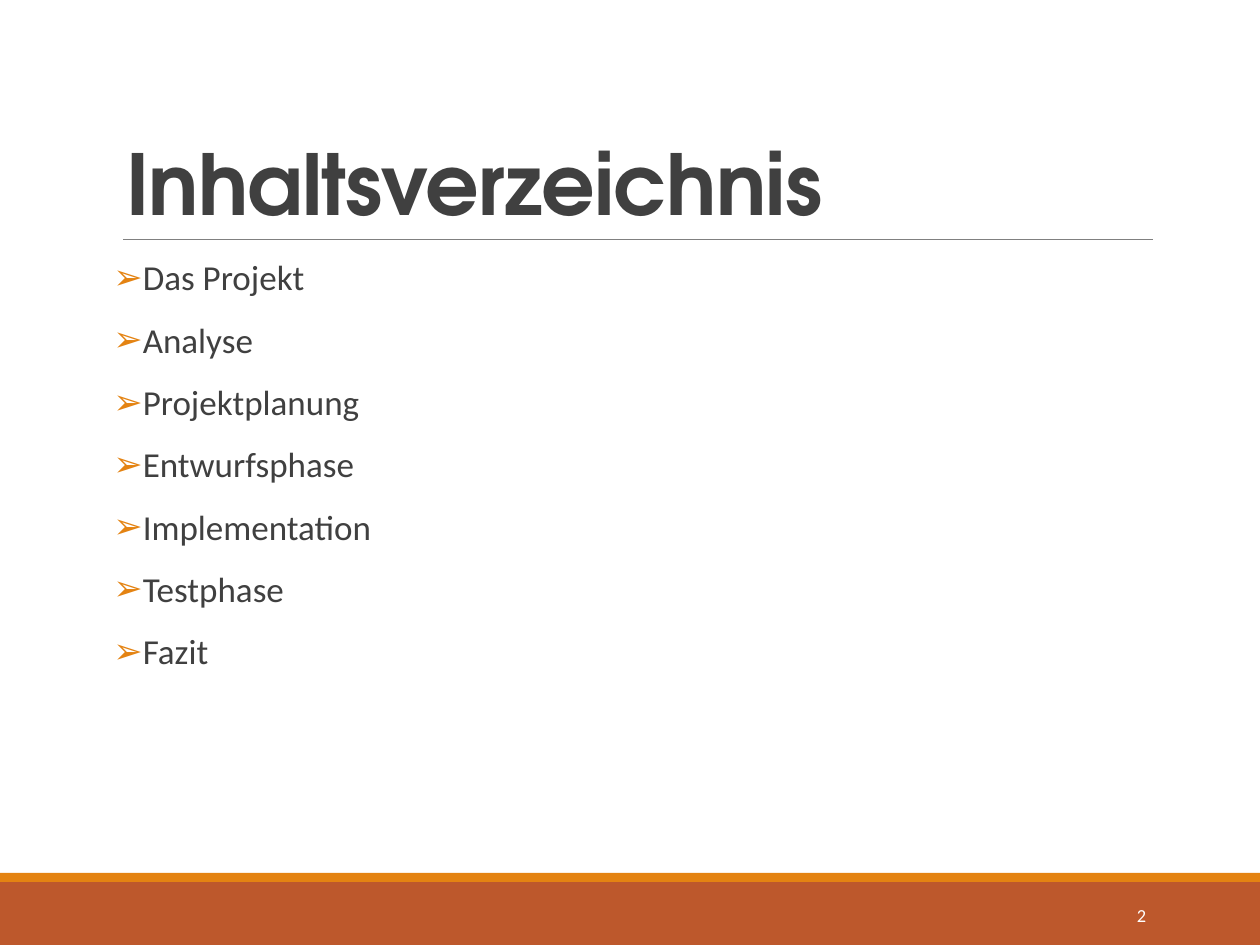
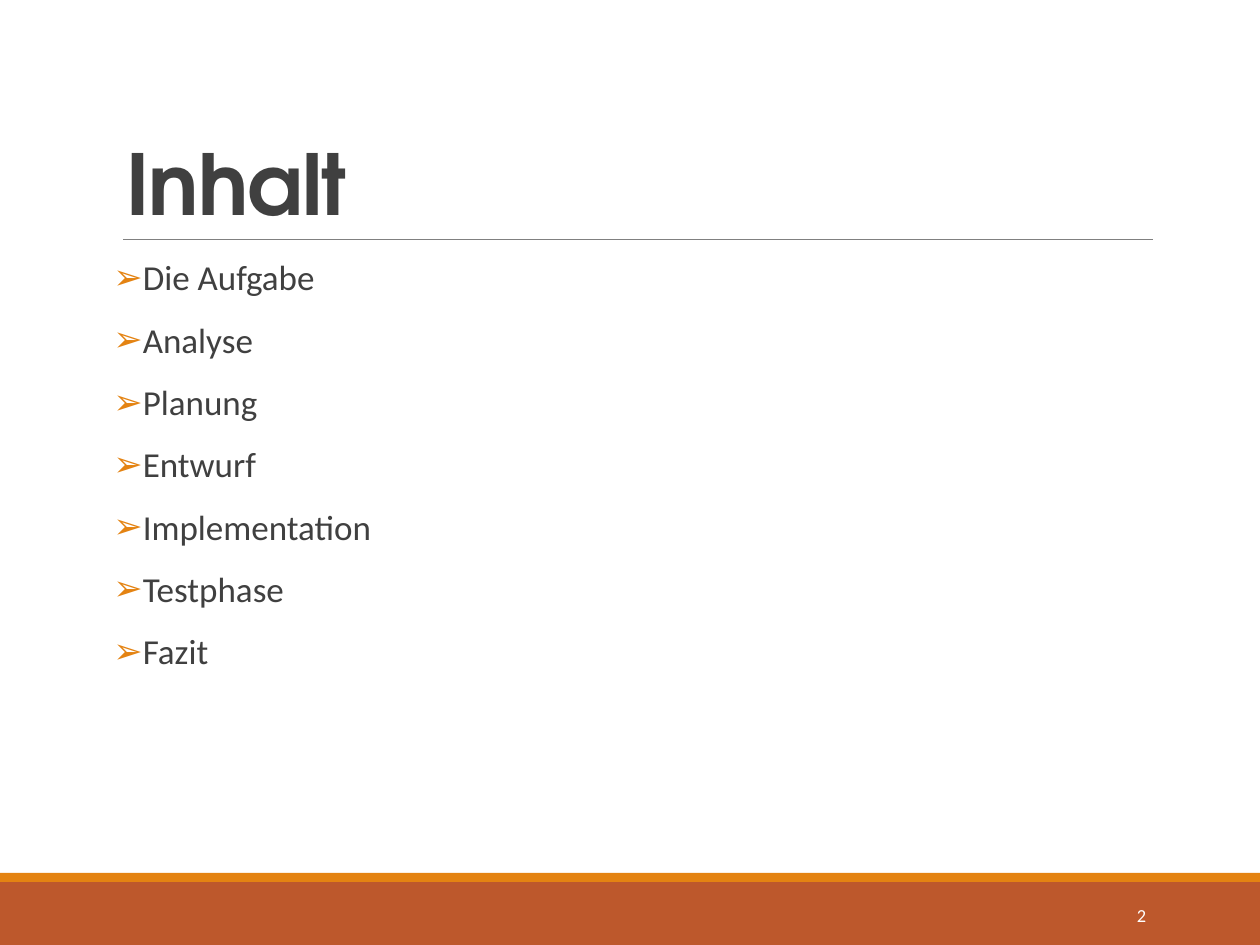
Before and after one commit to Dusty0071/OberstufenProjekt, a slide deck: slide 2 of Präsentation/FIA63-Gruppe#3-PRAES.pptx. Drawn at 1260x945 pixels with LibreOffice and Linux fonts; fonts in the diff are those of the drawing. Boxes give left, top, right and bottom in pixels: in the first picture for what was removed or moved away, otherwise in the second. Text is boxed around its words. In the diff, an @@ line names an element or a change of style, - is before the commit and + after.

```diff
--- a/Präsentation/FIA63-Gruppe#3-PRAES.pptx
+++ b/Präsentation/FIA63-Gruppe#3-PRAES.pptx
@@ title at <box>126,153,347,240</box>: text changed @@
-Inhaltsverzeichnis
+Inhalt
@@ text at <box>143,265,315,296</box>: text changed @@
-➢ Das Projekt
+➢ Die Aufgabe
@@ text at <box>143,390,258,478</box>: text changed @@
-➢ Projektplanung
-➢ Entwurfsphase
+➢ Planung
+➢ Entwurf
```
Also in this commit, not shown: 7 other slides changed, 1 slide added, 3 slides removed.
